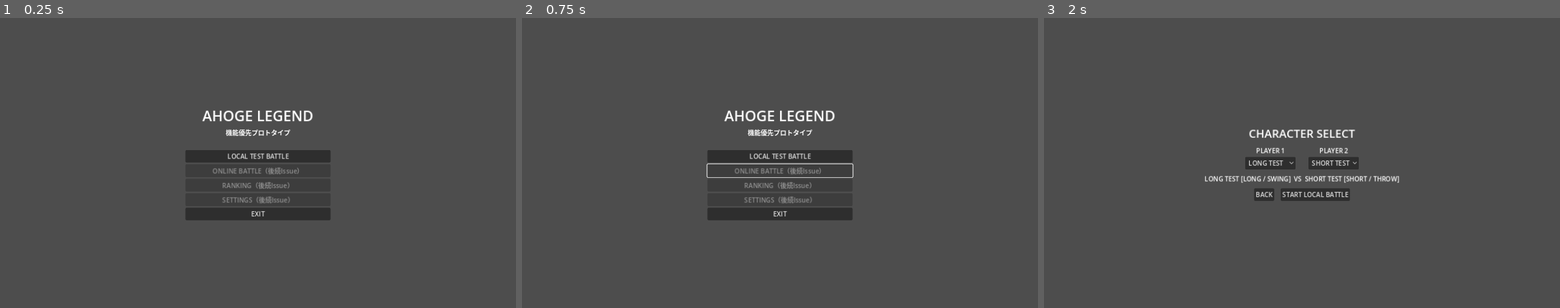
Above: before the commit, frames 1-3 (left to right).
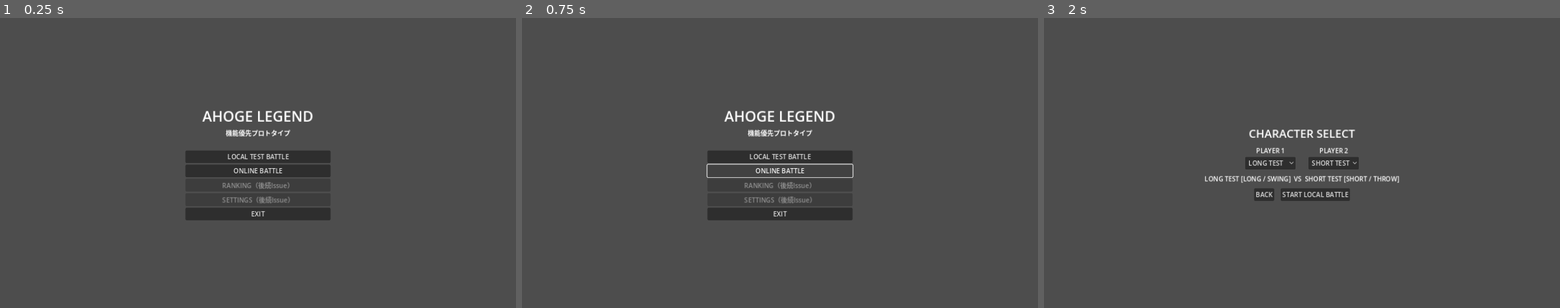
Above: after the commit, the same moments.

Repository: ktan514/ahoge-legend
Game: Godot game, scene res://scenes/app/AppRoot.tscn
Same seed, same stepped clock (60 frames per second), same inputs: the game is played once before the commit and once after it.
Inputs (mouse positions are in pixels of both pictures, inside the frame that each line leads up to):
- Up to frame 1 (0.25 s): no input
- Up to frame 2 (0.75 s): click (780, 171) at 0.5 s, where only the run after the commit has a clickable "ONLINE BATTLE"
- Up to frame 3 (2 s): click "LOCAL TEST BATTLE" at 1.25 s

The runs differ from the first frame. In frame 1, 0.6% of the frame differs, in the area x 36-64%, y 31-54%; in frame 2, 0.7%, in the area x 35-65%, y 31-54%; in frame 3, nothing differs.

Commit message:
feat: Top MenuからOnline Battleへ進めるようにする

Diff:
--- a/src/ui/top_menu.gd
+++ b/src/ui/top_menu.gd
@@ -1,6 +1,7 @@
 extends Control
 
 signal local_test_requested
+signal online_battle_requested
 signal exit_requested
 
 
@@ -37,8 +38,10 @@
 	menu.add_child(local_button)
 
 	var online_button := Button.new()
-	online_button.text = "ONLINE BATTLE（後続Issue）"
-	online_button.disabled = true
+	online_button.text = "ONLINE BATTLE"
+	online_button.pressed.connect(func() -> void:
+		online_battle_requested.emit()
+	)
 	menu.add_child(online_button)
 
 	var ranking_button := Button.new()
